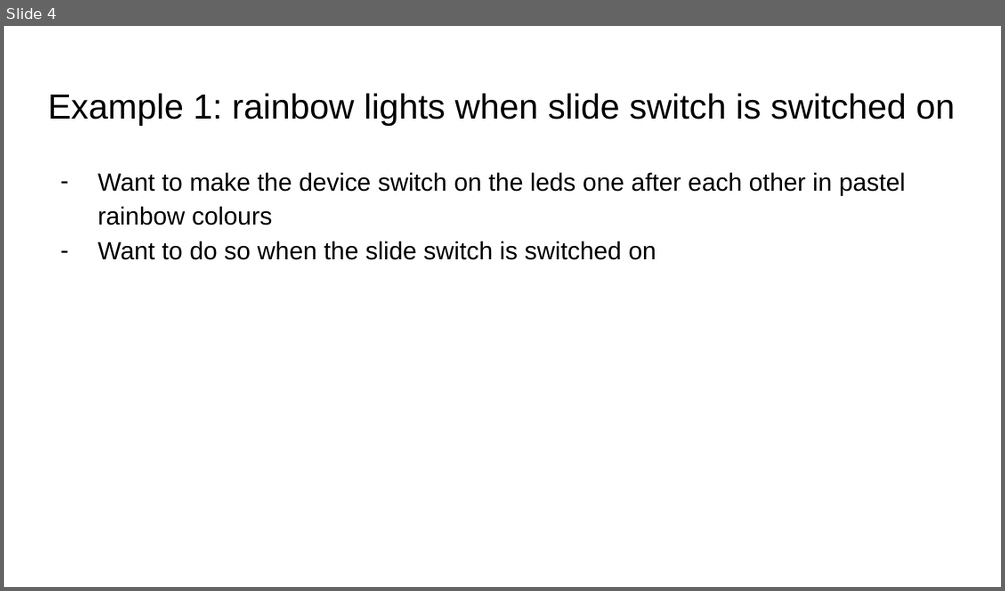
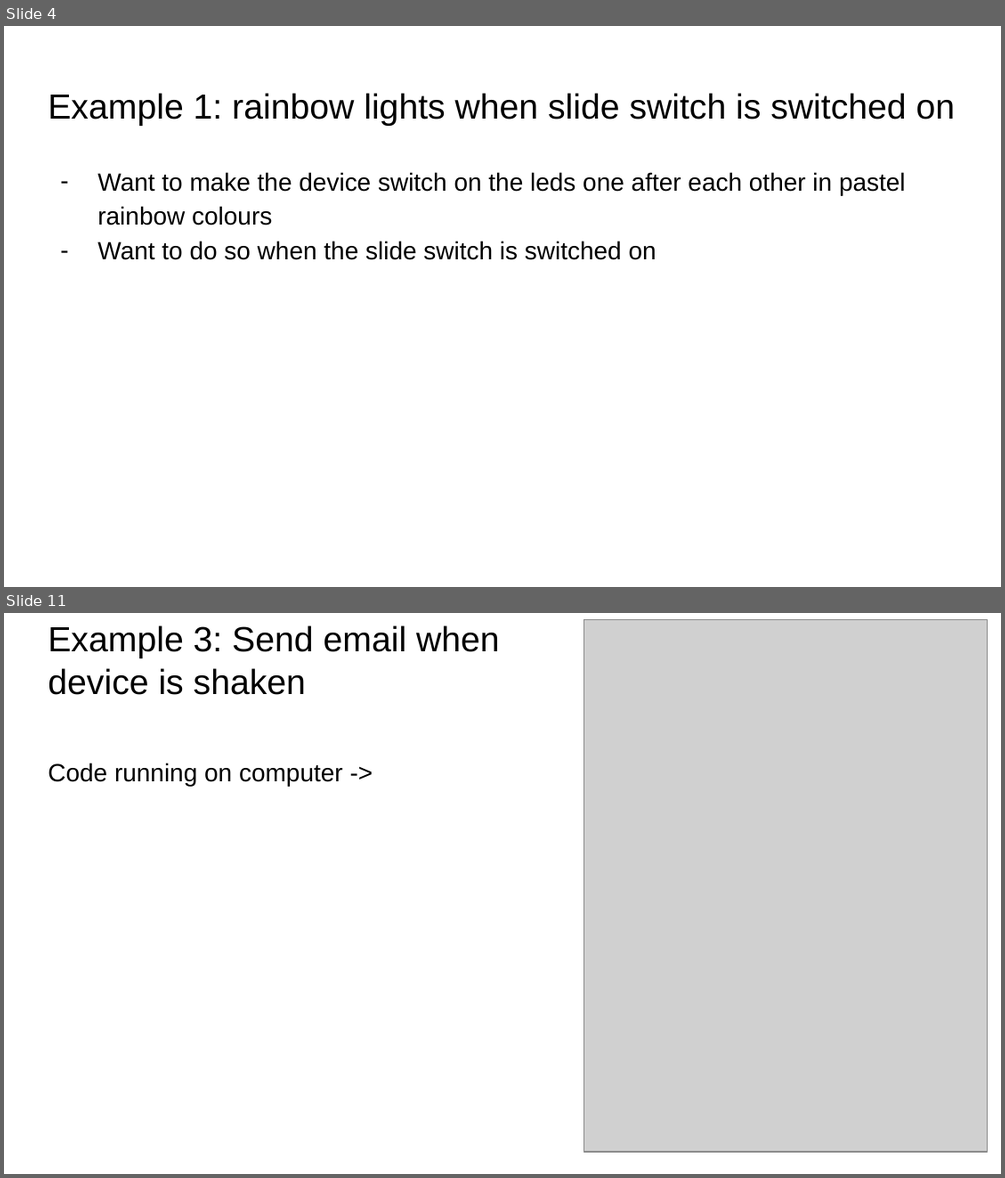
Before and after one commit to MissMathmagician0/circuitpython-intro, a slide deck: presentation/CircuitPython intro.pptx. Shown one above the other, each under a label of ours: slide 4 before the commit, slides 4 and 11 after it; the slides between them are not shown. The pictures are 1005x591 and 1005x1178 pixels, drawn with LibreOffice and Linux fonts; fonts in the diff are those of the drawing; grey boxes stand for pictures. Boxes give left, top, right and bottom in pixels: in the first picture for what was removed or moved away, otherwise in the second. Text is boxed around its words. In the diff, an @@ line names an element or a change of style, - is before the commit and + after.

```diff
--- a/presentation/CircuitPython intro.pptx
+++ b/presentation/CircuitPython intro.pptx
@@ slide 11 added at bbox=[4, 613, 1001, 1174], background #FFFFFF @@
@@ title added at bbox=[48, 625, 500, 695], 25.2 pt, text #000000 @@
+Example 3: Send email when device is shaken
@@ picture added at bbox=[584, 620, 987, 1152] @@
@@ text added at bbox=[48, 763, 343, 786], 18 pt, text #000000 @@
+Code running on computer ->
```
Also in this commit, not shown: 2 slides changed, 5 other slides added.
